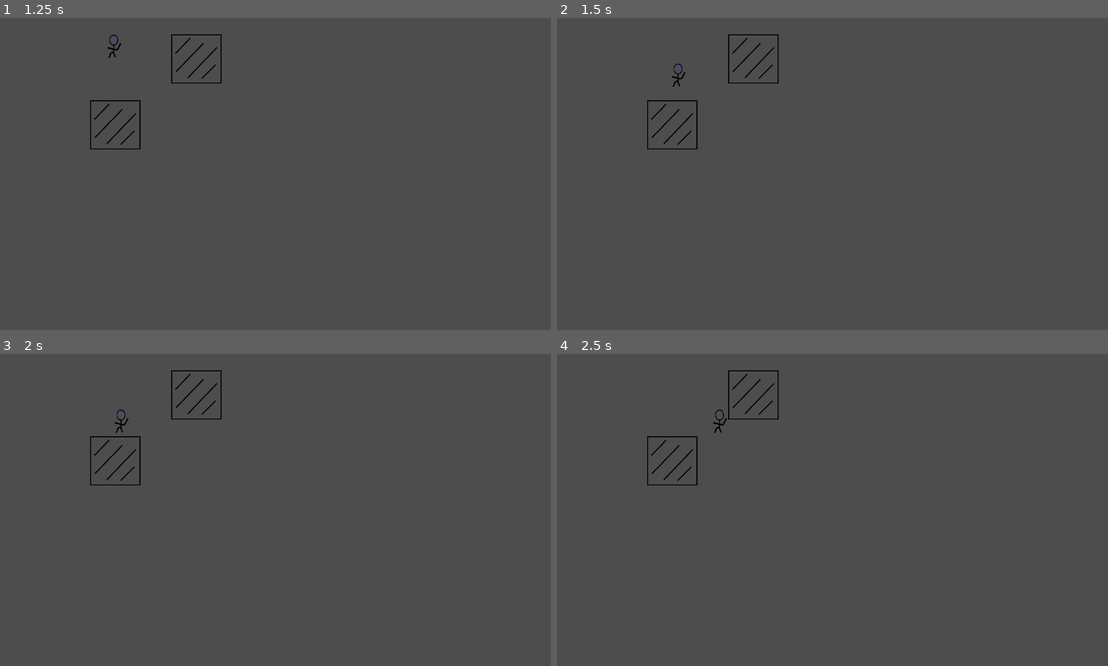
Above: before the commit, frames 1-4 (two rows, left to right).
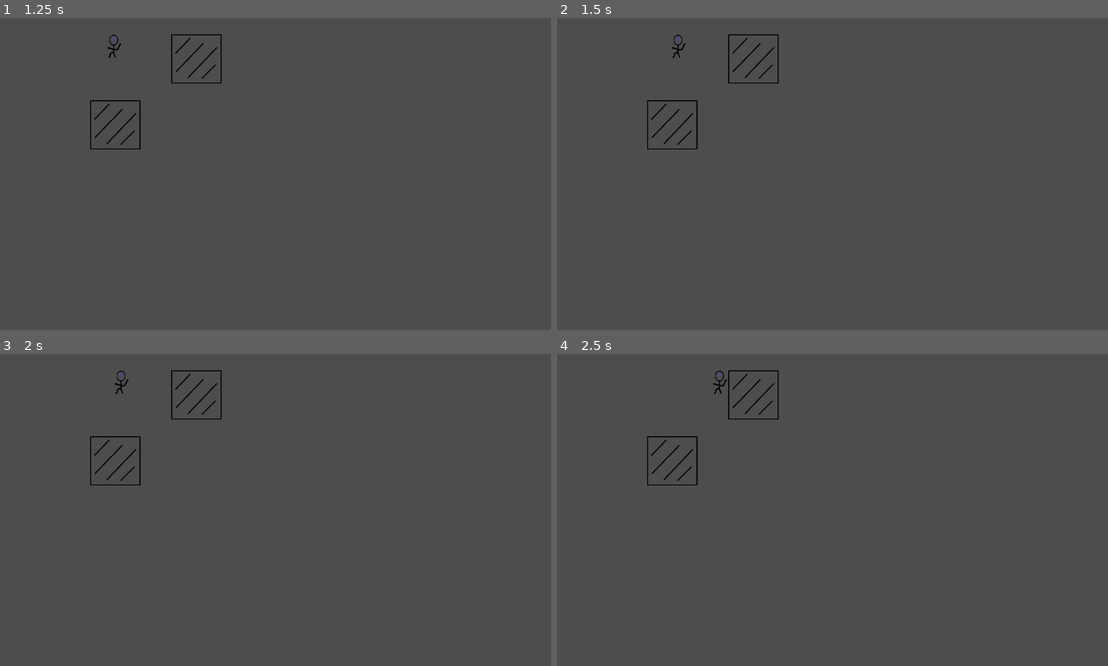
Above: after the commit, the same moments.

Repository: Lila-Kuhlt/Close-Encounters-of-the-Jeff-Kind
Game: Godot game, scene res://scenes/World.tscn
The game is run twice, just before and just after one commit, with the same random seed, the same clock (stepped at 60 frames per second) and the same inputs.
Inputs:
- Up to frame 1 (1.25 s): tap Enter at 0.5 s; hold Right (ui_right) from 0.53 s (still down)
- Up to frame 2 (1.5 s): release Right (ui_right) at 1.28 s; hold Down (ui_down) from 1.28 s (still down)
- Up to frame 3 (2 s): keep holding Down (ui_down)
- Up to frame 4 (2.5 s): tap Space at 2 s; release Down (ui_down) at 2.03 s; hold Right (ui_right) from 2.03 s (still down)

Frame 1 is identical in both runs. In frame 2, 0.1% of the frame differs, in the area x 20-24%, y 5-23%; in frame 3, 0.1%, in the area x 20-24%, y 5-26%; in frame 4, 0.1%.

Commit message:
Support WASD

Diff:
--- a/godot/project.godot
+++ b/godot/project.godot
@@ -14,3 +14,30 @@
 run/main_scene="res://scenes/World.tscn"
 config/features=PackedStringArray("4.0", "Forward Plus")
 config/icon="res://icon.svg"
+
+[input]
+
+left={
+"deadzone": 0.5,
+"events": [Object(InputEventKey,"resource_local_to_scene":false,"resource_name":"","device":-1,"window_id":0,"alt_pressed":false,"shift_pressed":false,"ctrl_pressed":false,"meta_pressed":false,"pressed":false,"keycode":0,"physical_keycode":65,"key_label":0,"unicode":97,"echo":false,"script":null)
+, Object(InputEventKey,"resource_local_to_scene":false,"resource_name":"","device":-1,"window_id":0,"alt_pressed":false,"shift_pressed":false,"ctrl_pressed":false,"meta_pressed":false,"pressed":false,"keycode":0,"physical_keycode":4194319,"key_label":0,"unicode":0,"echo":false,"script":null)
+]
+}
+right={
+"deadzone": 0.5,
+"events": [Object(InputEventKey,"resource_local_to_scene":false,"resource_name":"","device":-1,"window_id":0,"alt_pressed":false,"shift_pressed":false,"ctrl_pressed":false,"meta_pressed":false,"pressed":false,"keycode":0,"physical_keycode":68,"key_label":0,"unicode":100,"echo":false,"script":null)
+, Object(InputEventKey,"resource_local_to_scene":false,"resource_name":"","device":-1,"window_id":0,"alt_pressed":false,"shift_pressed":false,"ctrl_pressed":false,"meta_pressed":false,"pressed":false,"keycode":0,"physical_keycode":4194321,"key_label":0,"unicode":0,"echo":false,"script":null)
+]
+}
+up={
+"deadzone": 0.5,
+"events": [Object(InputEventKey,"resource_local_to_scene":false,"resource_name":"","device":-1,"window_id":0,"alt_pressed":false,"shift_pressed":false,"ctrl_pressed":false,"meta_pressed":false,"pressed":false,"keycode":0,"physical_keycode":87,"key_label":0,"unicode":119,"echo":false,"script":null)
+, Object(InputEventKey,"resource_local_to_scene":false,"resource_name":"","device":-1,"window_id":0,"alt_pressed":false,"shift_pressed":false,"ctrl_pressed":false,"meta_pressed":false,"pressed":false,"keycode":0,"physical_keycode":4194322,"key_label":0,"unicode":0,"echo":false,"script":null)
+]
+}
+down={
+"deadzone": 0.5,
+"events": [Object(InputEventKey,"resource_local_to_scene":false,"resource_name":"","device":-1,"window_id":0,"alt_pressed":false,"shift_pressed":false,"ctrl_pressed":false,"meta_pressed":false,"pressed":false,"keycode":0,"physical_keycode":83,"key_label":0,"unicode":115,"echo":false,"script":null)
+, Object(InputEventKey,"resource_local_to_scene":false,"resource_name":"","device":-1,"window_id":0,"alt_pressed":false,"shift_pressed":false,"ctrl_pressed":false,"meta_pressed":false,"pressed":false,"keycode":0,"physical_keycode":4194322,"key_label":0,"unicode":0,"echo":false,"script":null)
+]
+}
--- a/godot/scenes/Player.gd
+++ b/godot/scenes/Player.gd
@@ -2,11 +2,12 @@
 
 const SPEED = 300.0
 
-func _physics_process(delta):
-	var direction = Input.get_vector("ui_left", "ui_right", "ui_up", "ui_down")
+func _physics_process(_delta):
+	var direction = Input.get_vector("left", "right", "up", "down")
 	velocity = direction * SPEED
 	move_and_slide()
 
+	# wrap position
 	var screen_size = get_viewport_rect().size
 	position.x = fposmod(position.x, screen_size.x)
 	position.y = fposmod(position.y, screen_size.y)
